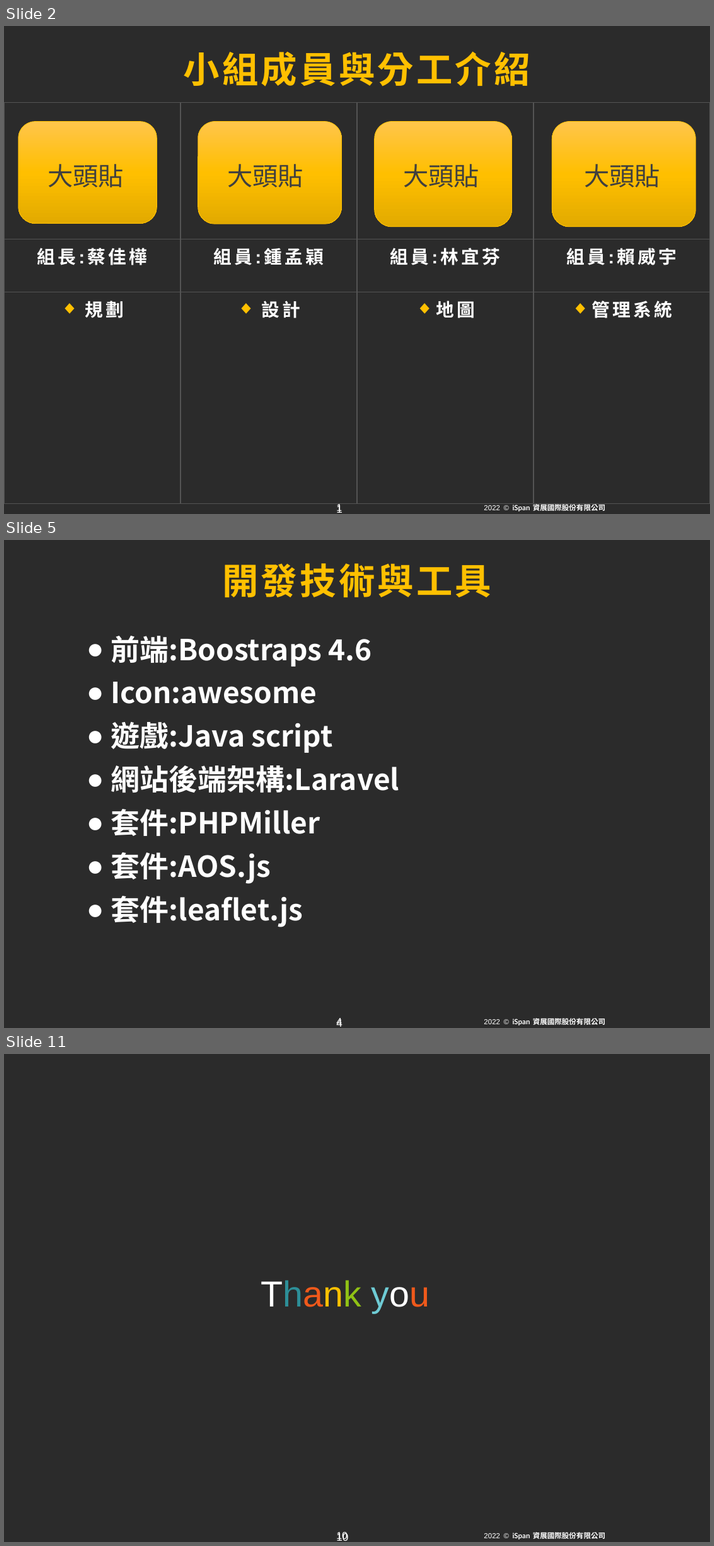
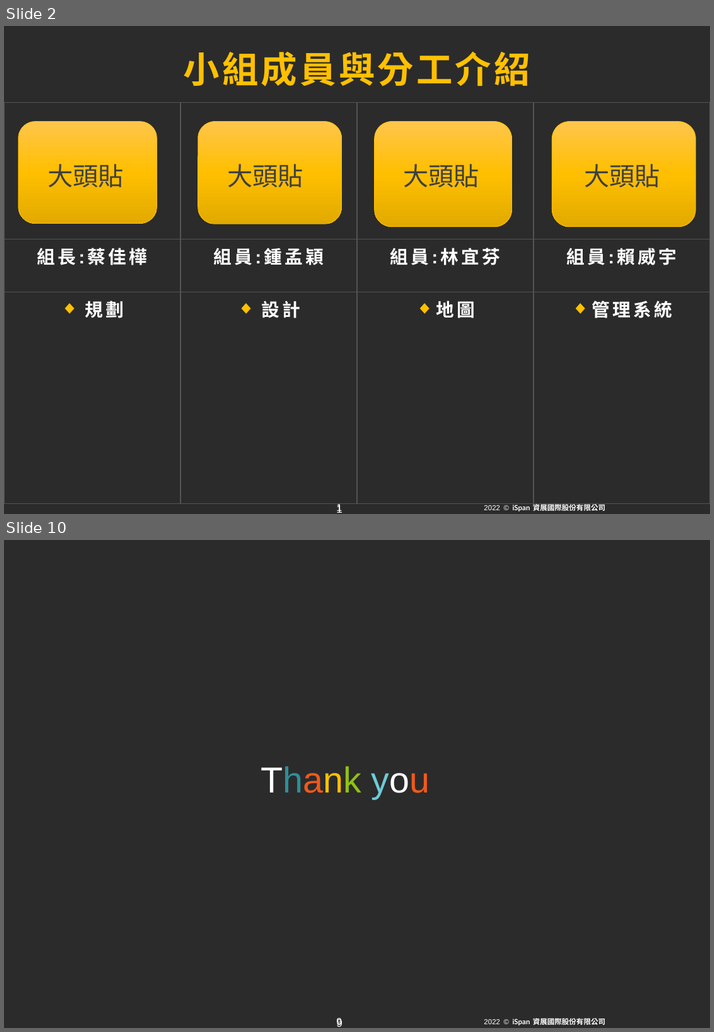
Before and after one commit to becauseyu/start_fitness, a slide deck: 期末報告企畫書與ppt/第三組動吃動吃 更0715.pptx. Shown one above the other, each under a label of ours: slides 2, 5 and 11 before the commit, slides 2 and 10 after it; the slides between them are not shown. The pictures are 714x1546 and 714x1032 pixels, drawn with LibreOffice and Linux fonts; fonts in the diff are those of the drawing; background and template pictures are left out; a plain dark background stands for a picture behind light text. Boxes give left, top, right and bottom in pixels: in the first picture for what was removed or moved away, otherwise in the second. Text is boxed around its words. In the diff, an @@ line names an element or a change of style, - is before the commit and + after.

```diff
--- a/期末報告企畫書與ppt/第三組動吃動吃 更0715.pptx
+++ b/期末報告企畫書與ppt/第三組動吃動吃 更0715.pptx
@@ slide 5 removed at (4, 540, 710, 1028), background picture (left out); not listed: 6 template elements that a slide beside it also shows @@
@@ title removed at (222, 563, 491, 597) @@
-開發技術與工具
@@ text removed at (111, 636, 400, 927) @@
-● 前端:Boostraps 4.6
-● Icon:awesome
-● 遊戲:Java script
-● 網站後端架構:Laravel
-● 套件:PHPMiller
-● 套件:AOS.js
-● 套件:leaflet.js
@@ what was slide 11 is now slide 10 @@
@@ page number at (336, 1017, 342, 1028): text changed @@
-10
+9
@@ page number at (336, 1018, 342, 1028): text changed @@
-10
+9
```
Also in this commit, not shown: 8 slides changed.
